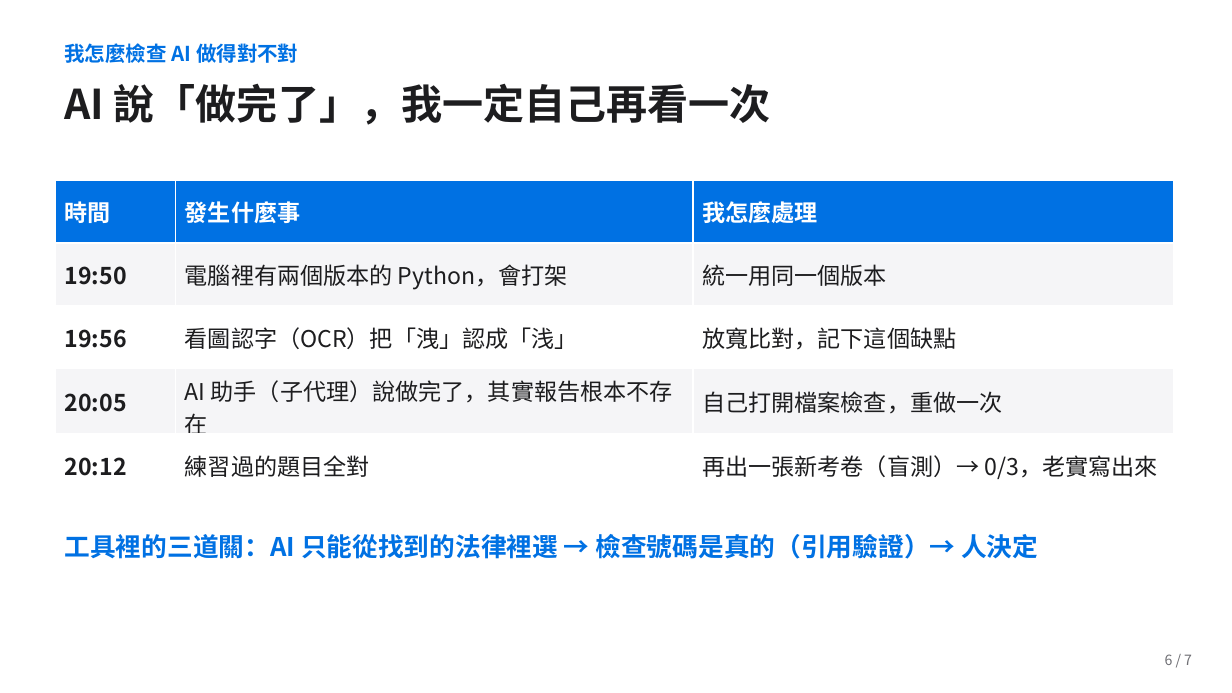
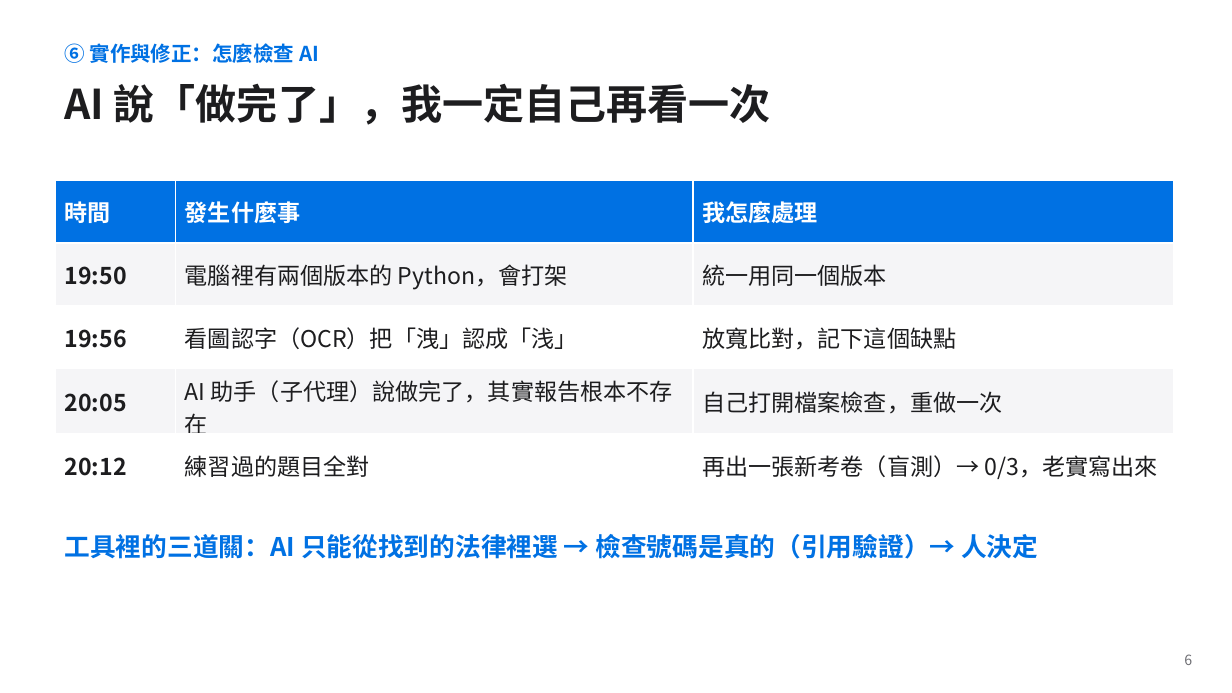
Before and after one commit to jaylooloomi/contract-check, a slide deck: slide 10 of docs/deck/合約外規檢查_簡報.pptx (slide 8 before the commit). Drawn at 1232x693 pixels with LibreOffice and Linux fonts; fonts in the diff are those of the drawing. Boxes give left, top, right and bottom in pixels: in the first picture for what was removed or moved away, otherwise in the second. Text is boxed around its words. In the diff, an @@ line names an element or a change of style, - is before the commit and + after.

```diff
--- a/docs/deck/合約外規檢查_簡報.pptx
+++ b/docs/deck/合約外規檢查_簡報.pptx
@@ text at bbox=[64, 43, 319, 63]: text changed @@
-我怎麼檢查 AI 做得對不對
+⑥ 實作與修正：怎麼檢查 AI
@@ text at bbox=[1184, 654, 1192, 665]: text changed @@
-6 / 7
+6
```
Also in this commit, not shown: 8 other slides changed, 4 slides added, 1 slide removed, 20 other files.
